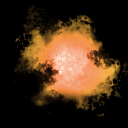
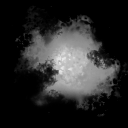
Layered file, before and after one edit (128x128). Changes by layer:
hid "Layer 3" over (x1=12, y1=5, x2=128, y2=117)
